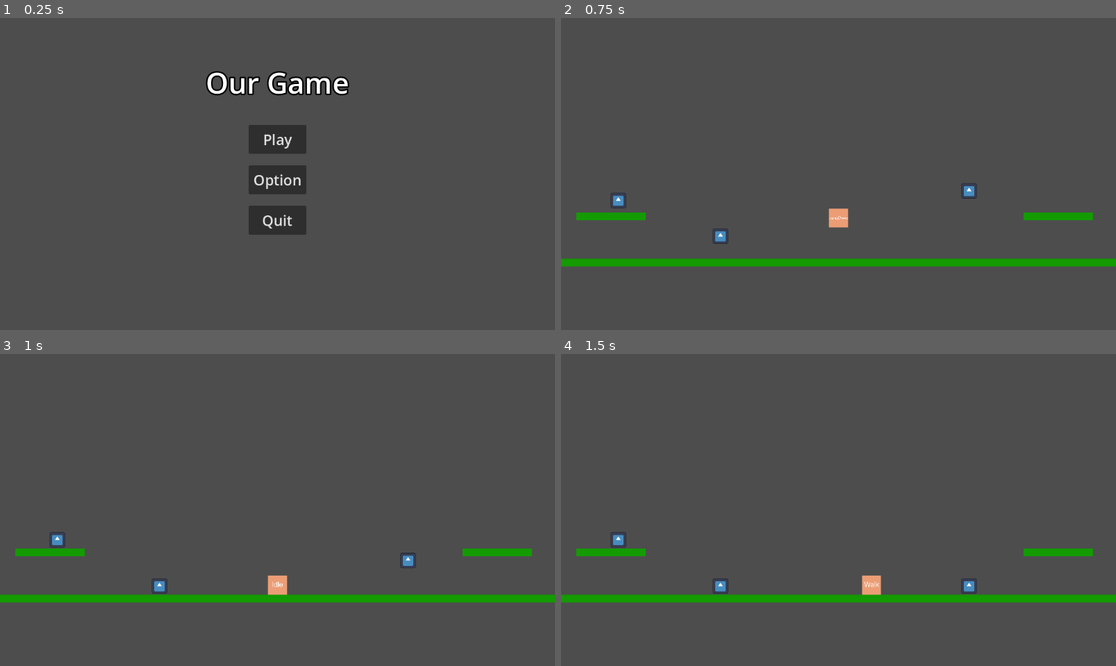
Above: before the commit, frames 1-4 (two rows, left to right).
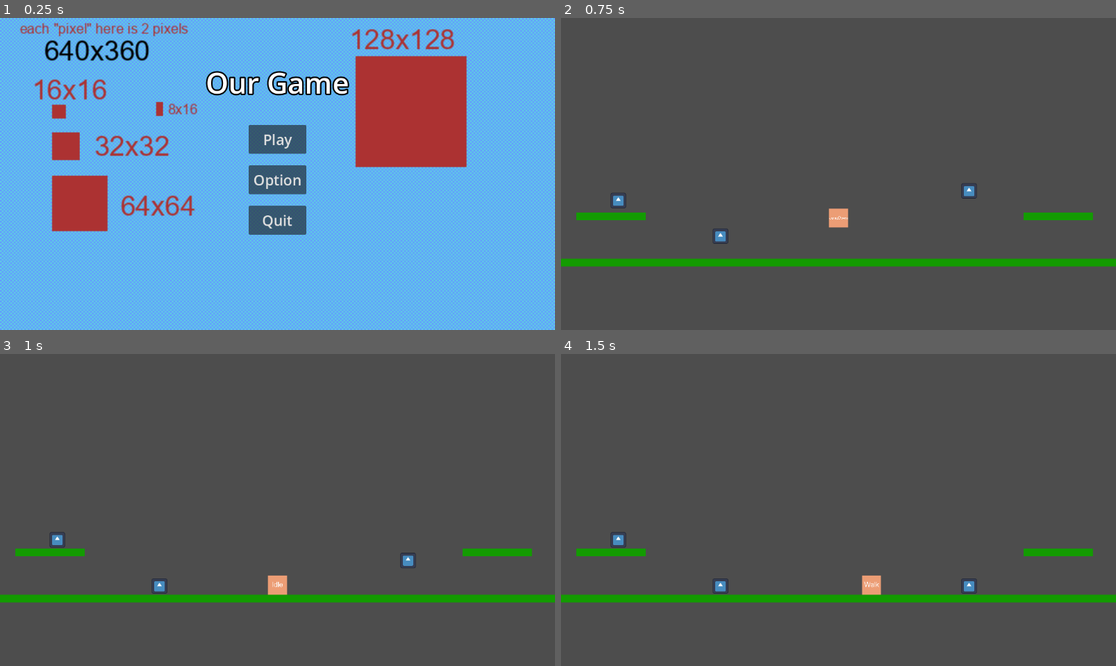
Above: after the commit, the same moments.

Repository: Pix-Hexate/SeniorDesign
Game: Godot game, scene res://Menus/main_menu.tscn
The game is run twice, just before and just after one commit, with the same random seed, the same clock (stepped at 60 frames per second) and the same inputs. The engine's default icon, where the game draws it, is replaced by a stand-in: a white triangle on a blue panel in a dark square.
Inputs (mouse positions are in pixels of both pictures, inside the frame that each line leads up to):
- Up to frame 1 (0.25 s): no input
- Up to frame 2 (0.75 s): click "Play" at 0.5 s
- Up to frame 3 (1 s): no input
- Up to frame 4 (1.5 s): move the mouse to (960, 494) at 1.27 s; hold Right (RightKey) from 1.28 s (still down); hold V (AbilityFourKey) from 1.28 s (still down)

The runs differ from the first frame. In frame 1, 99% of the frame differs, in the area x 0-100%, y 0-100%; in frame 2, nothing differs; in frame 3, nothing differs; in frame 4, nothing differs.

Commit message:
size background example

Diff:
--- a/senior-design-project/Menus/main_menu.tscn
+++ b/senior-design-project/Menus/main_menu.tscn
@@ -1,7 +1,8 @@
-[gd_scene load_steps=4 format=3 uid="uid://b6ejghcgv8jqs"]
+[gd_scene load_steps=5 format=3 uid="uid://b6ejghcgv8jqs"]
 
 [ext_resource type="Script" path="res://Menus/main_menu.gd" id="1_ts35x"]
 [ext_resource type="Script" path="res://Menus/Resources/better_button.gd" id="2_7vho3"]
+[ext_resource type="Texture2D" uid="uid://je7ggbhjektv" path="res://Menus/Size Example.png" id="2_rdxv5"]
 
 [sub_resource type="SystemFont" id="SystemFont_04k3s"]
 font_names = PackedStringArray("Cooper")
@@ -22,6 +23,7 @@
 anchor_bottom = 1.0
 grow_horizontal = 2
 grow_vertical = 2
+texture = ExtResource("2_rdxv5")
 
 [node name="MarginContainer" type="MarginContainer" parent="."]
 layout_mode = 1
Binary file added: senior-design-project/Menus/Size Example.png
Not shown, added: senior-design-project/Menus/Size Example.png.import
